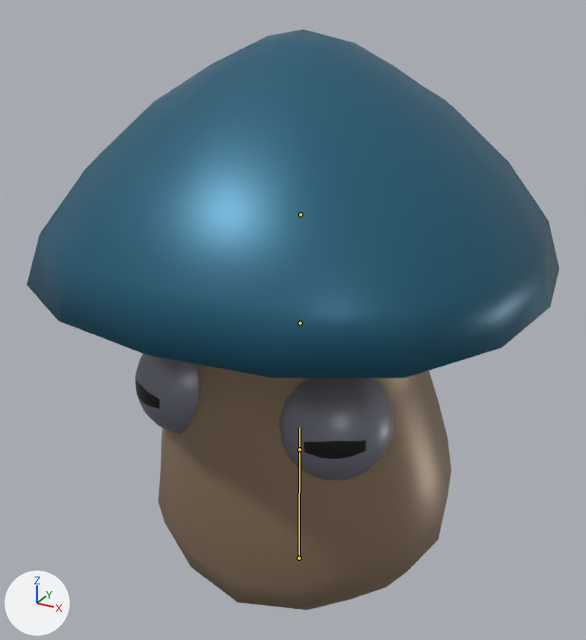
One commit to the glTF model public/models/monsters/Mushnub.glb: the scene before it, then after it.
Camera for both pictures: a 50 mm lens placed at (2.03, -3.78, 3.6), pointed at (-0.05, 0.01, 1.7). Every picture has the same lights, and +X, +Y and +Z are marked at lower left. The picture after the commit comes second. Both versions are drawn at frame 24 of the action 'CharacterArmature|Idle'; the numbers are the values there. The bones that bend it are drawn over the model as lines.

Objects in the first picture: 'Mushnub_Blob'.
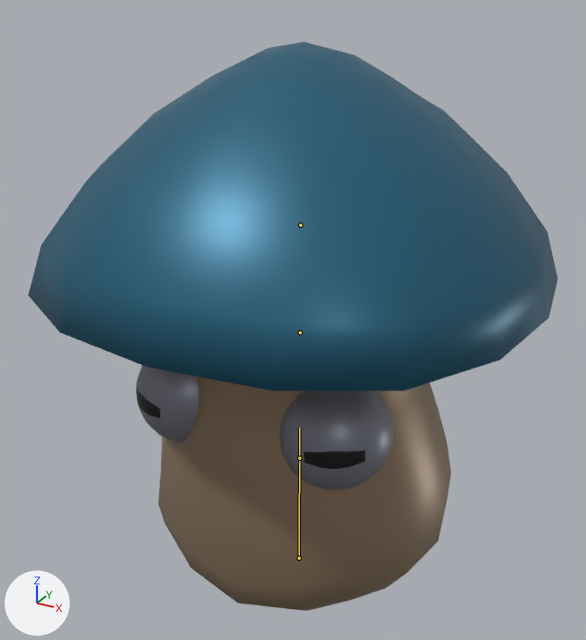
Boxes [x1, y1, x2, y2] around the edits, measured in the pictures (586 x 640 px):
'Mushnub_Blob', posed
    before: [27, 29, 559, 610]
    after: [28, 42, 558, 611]
bone 'Head', root to tip
    before: (299, 449) to (299, 448)
    after: (299, 458) to (299, 456)

Diff of the bpy script that builds the scene:
```diff
--- a/public/models/monsters/Mushnub.glb.py
+++ b/public/models/monsters/Mushnub.glb.py
@@ bone_head @@
 bone_head = bpy.data.objects['CharacterArmature'].pose.bones['Head']
-bone_head.location = (0.0, 0.00056, 0.0)
+bone_head.location = (0.0, -3e-05, 0.0)
```
